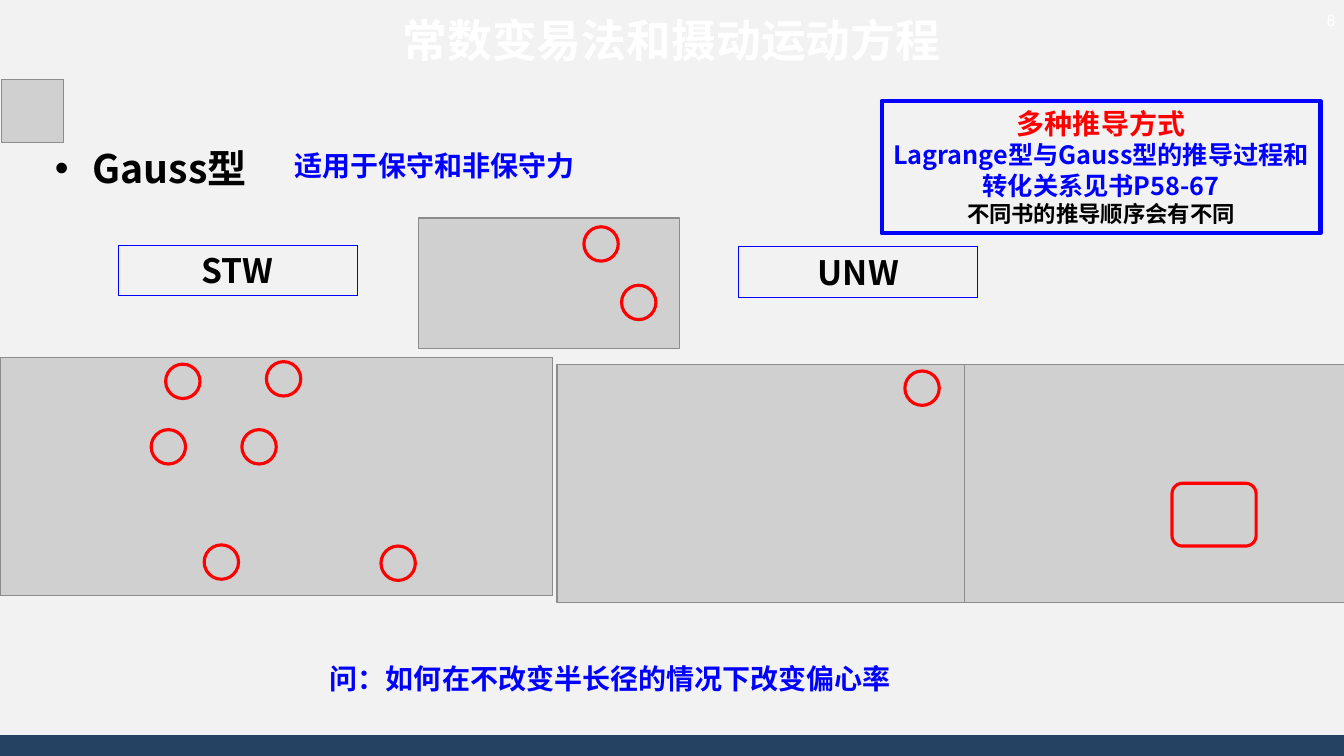
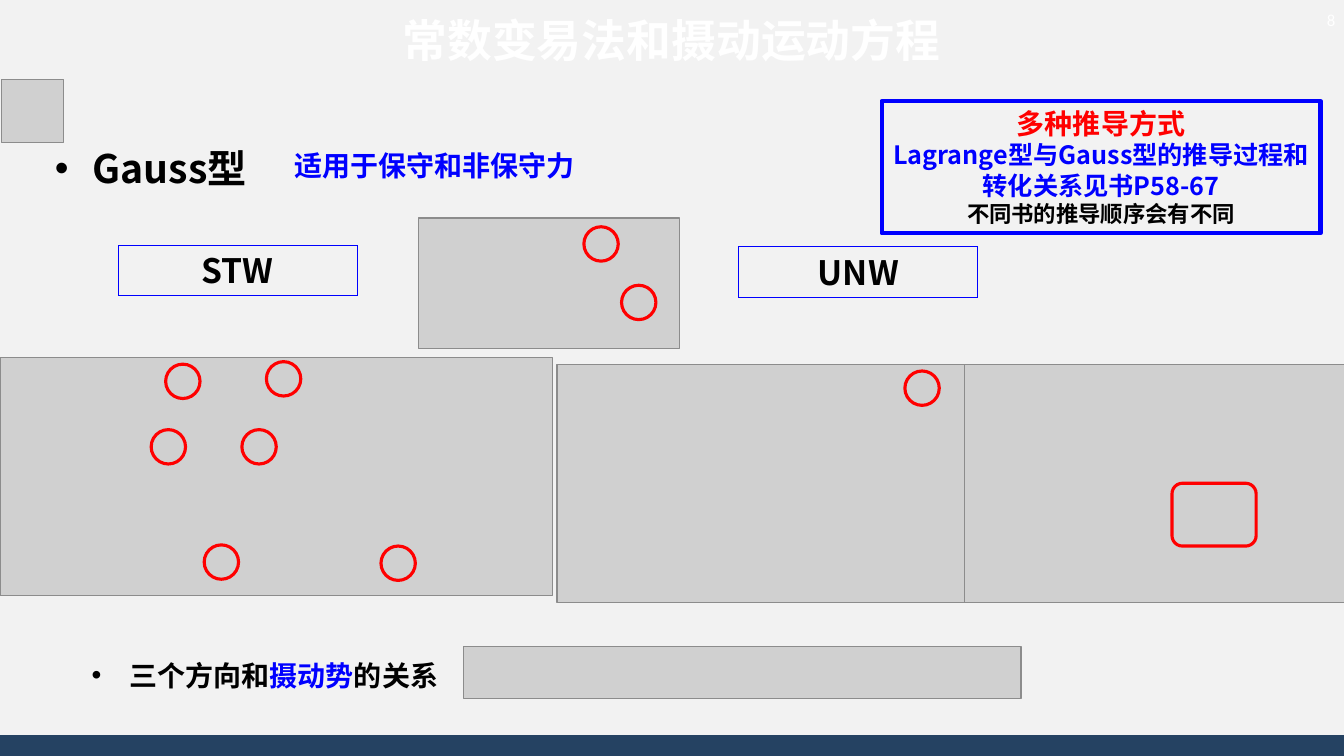
Before and after one commit to AsBackup/DAOSSA, a slide deck: slide 8 of 08 受摄二体问题.pptx. Drawn at 1344x756 pixels with LibreOffice and Linux fonts; fonts in the diff are those of the drawing; grey boxes stand for pictures; background and template pictures are left out. Boxes give left, top, right and bottom in pixels: in the first picture for what was removed or moved away, otherwise in the second. Text is boxed around its words. In the diff, an @@ line names an element or a change of style, - is before the commit and + after.

```diff
--- a/08 受摄二体问题.pptx
+++ b/08 受摄二体问题.pptx
@@ picture added at box(464, 646, 1021, 698) @@
@@ text added at box(130, 662, 439, 689), 20 pt, text #000000, bold @@
+  • 三个方向和摄动势的关系
@@ text removed at box(330, 665, 891, 692) @@
-问：如何在不改变半长径的情况下改变偏心率
```
Also in this commit, not shown: 1 other slide changed, 1 slide added, 2 other files.
